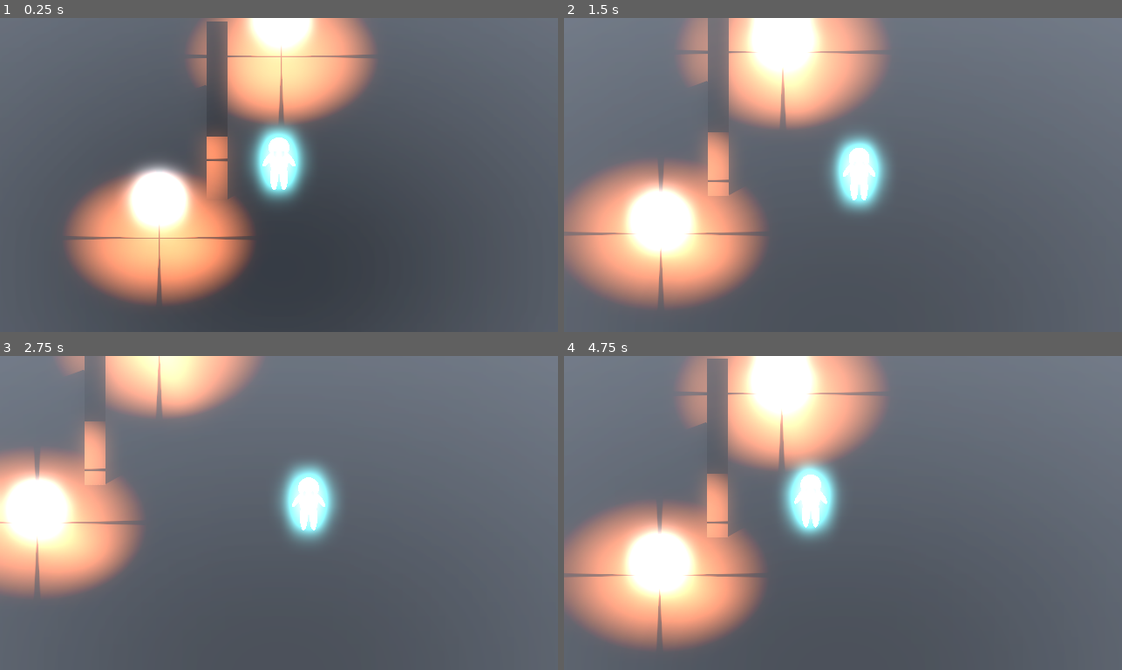
Above: before the commit, frames 1-4 (two rows, left to right).
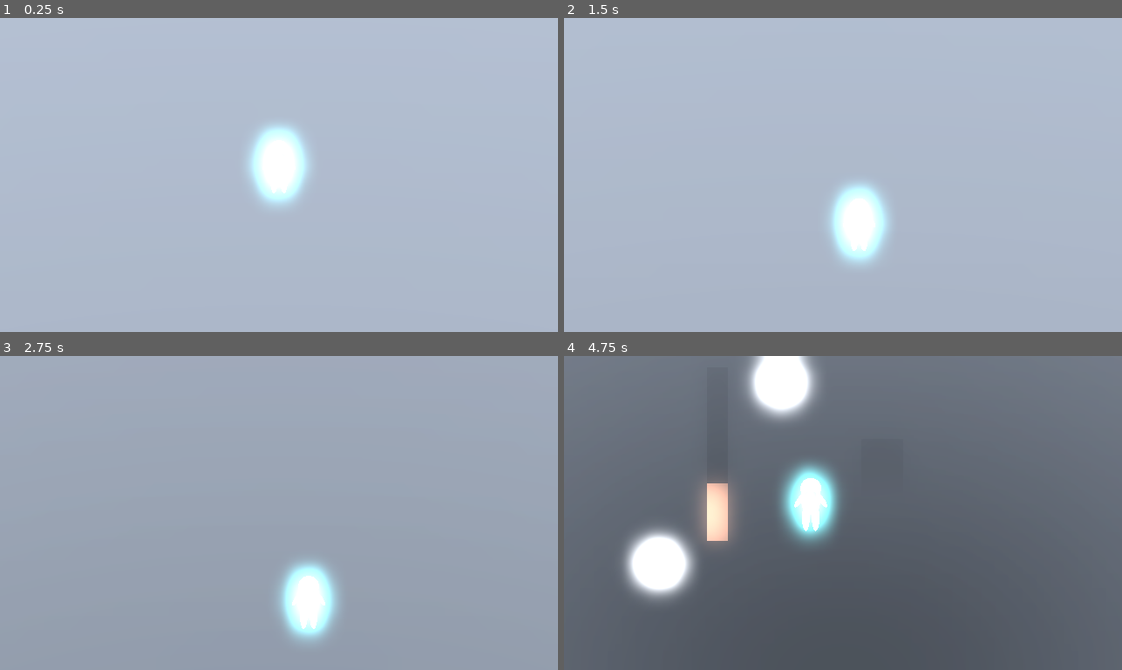
Above: after the commit, the same moments.

Repository: Boyquotes/TheGhost
Game: Godot game, scene res://base_level.tscn
The game is run twice, just before and just after one commit, with the same random seed, the same clock (stepped at 60 frames per second) and the same inputs.
Inputs:
- Up to frame 1 (0.25 s): no input
- Up to frame 2 (1.5 s): hold Right (ui_right) 0.53-1.28 s; hold Down (ui_down) from 1.28 s (still down)
- Up to frame 3 (2.75 s): release Down (ui_down) at 2.03 s; hold Right (ui_right) from 2.03 s (still down)
- Up to frame 4 (4.75 s): release Right (ui_right) at 2.78 s; hold Up (ui_up) 2.78-3.53 s; hold Left (ui_left) from 3.53 s (still down)

The runs differ from the first frame. In frame 1, 99% of the frame differs, in the area x 0-100%, y 0-100%; in frame 2, 100%; in frame 3, 100%; in frame 4, 23%.
Error in both runs: Invalid assignment on read-only value (on base: 'Dictionary'). (res://scripts/StateMachine.gd:43)

Commit message:
2022/10/03 15:32

Diff:
--- a/ball.tscn
+++ b/ball.tscn
@@ -23,7 +23,7 @@
 albedo_color = Color(0, 0, 0, 1)
 
 [node name="Ball" type="RigidBody3D" groups=["Moveable"]]
-mass = 10.0
+mass = 50.0
 physics_material_override = SubResource("PhysicsMaterial_hmq2j")
 continuous_cd = true
 max_contacts_reported = 10
@@ -41,14 +41,15 @@
 mesh = SubResource("SphereMesh_7qi5d")
 
 [node name="OmniLight3d" type="OmniLight3D" parent="."]
-light_color = Color(1, 0.45098, 0.219608, 1)
+light_color = Color(1, 0.647059, 0.470588, 1)
 light_energy = 5.0
-light_volumetric_fog_energy = 4.0
-light_specular = 2.0
+light_volumetric_fog_energy = 2.0
+light_specular = 3.0
 shadow_enabled = true
-omni_range = 5.5
+omni_range = 6.0
 
 [node name="CsgTorus3d" type="CSGTorus3D" parent="."]
+cast_shadow = 0
 inner_radius = 1.0
 outer_radius = 1.05
 sides = 30
@@ -57,6 +58,7 @@
 
 [node name="CsgTorus3d2" type="CSGTorus3D" parent="."]
 transform = Transform3D(1, 0, 0, 0, -4.37114e-08, 1, 0, -1, -4.37114e-08, 0, 0, 0)
+cast_shadow = 0
 inner_radius = 1.0
 outer_radius = 1.05
 sides = 30
@@ -65,6 +67,7 @@
 
 [node name="CsgTorus3d3" type="CSGTorus3D" parent="."]
 transform = Transform3D(-4.37114e-08, 1, 4.37114e-08, 0, -4.37114e-08, 1, 1, 4.37114e-08, 1.91069e-15, 0, 0, 0)
+cast_shadow = 0
 inner_radius = 1.0
 outer_radius = 1.05
 sides = 30
--- a/base_level.tscn
+++ b/base_level.tscn
@@ -1,23 +1,34 @@
-[gd_scene load_steps=3 format=3 uid="uid://c7r35r3jw3cto"]
+[gd_scene load_steps=4 format=3 uid="uid://c7r35r3jw3cto"]
 
 [ext_resource type="PackedScene" uid="uid://caeqskuyhl3ey" path="res://player.tscn" id="1_v4kr2"]
 [ext_resource type="PackedScene" uid="uid://b4cp2m0cgfsog" path="res://ball.tscn" id="2_od1rw"]
 
+[sub_resource type="ORMMaterial3D" id="ORMMaterial3D_ffesb"]
+albedo_color = Color(0.545098, 0.32549, 0.0745098, 1)
+
 [node name="Base Level" type="Node3D"]
 
 [node name="Player" parent="." instance=ExtResource("1_v4kr2")]
-transform = Transform3D(1, 0, 0, 0, 1, 0, 0, 0, 1, 0, 1.12053, 0)
+transform = Transform3D(1, 0, 0, 0, 1, 0, 0, 0, 1, 0, 57.2341, 0)
 
-[node name="Ball2" parent="." instance=ExtResource("2_od1rw")]
+[node name="Light2" parent="." instance=ExtResource("2_od1rw")]
 transform = Transform3D(1, 0, 0, 0, 1, 0, 0, 0, 1, -5.72214, 3.10564, 3.27355)
 
-[node name="Ball3" parent="." instance=ExtResource("2_od1rw")]
+[node name="Light" parent="." instance=ExtResource("2_od1rw")]
 transform = Transform3D(1, 0, 0, 0, 1, 0, 0, 0, 1, 0.109611, 3.10564, -8.99271)
 
-[node name="CsgBox3d" type="CSGBox3D" parent="."]
+[node name="Box" type="CSGBox3D" parent="."]
+transform = Transform3D(1, 0, 0, 0, 1, 0, 0, 0, 1, 4.898, 1.46286, -3.194)
+use_collision = true
+size = Vector3(2, 2, 2)
+material = SubResource("ORMMaterial3D_ffesb")
+
+[node name="Wall" type="CSGBox3D" parent="."]
 transform = Transform3D(-3.40622e-07, 0, -1, 0, 5.21432, 0, 7.79252, 0, -4.37114e-08, -2.97153, 1.78277, -3.19433)
 use_collision = true
 
 [node name="CsgBox3d2" type="CSGBox3D" parent="."]
-transform = Transform3D(4.94125, 100.614, -5.62775e-09, 2.21338e-06, 6.2012e-13, 1.31937, 50.3947, -9.8652, -5.73962e-08, -1.01129, -0.535035, -0.100804)
+transform = Transform3D(1, 0, 0, 0, -4.37114e-08, 1, 0, -1, -4.37114e-08, 0, 0, 0)
+cast_shadow = 0
 use_collision = true
+size = Vector3(1000, 1000, 1)
--- a/player.tscn
+++ b/player.tscn
@@ -13,7 +13,6 @@
 height = 3.0
 
 [sub_resource type="PhysicsMaterial" id="PhysicsMaterial_55mml"]
-rough = true
 
 [sub_resource type="GDScript" id="GDScript_vguam"]
 script/source = "extends RigidBody3D
@@ -74,7 +73,7 @@
 axis_lock_angular_x = true
 axis_lock_angular_y = true
 axis_lock_angular_z = true
-mass = 0.01
+mass = 80.0
 physics_material_override = SubResource("PhysicsMaterial_55mml")
 continuous_cd = true
 max_contacts_reported = 10
--- a/project.godot
+++ b/project.godot
@@ -20,7 +20,7 @@
 
 [application]
 
-config/name="The "
+config/name="TheGhost"
 run/main_scene="res://base_level.tscn"
 config/features=PackedStringArray("4.0")
 config/icon="res://icon.svg"
